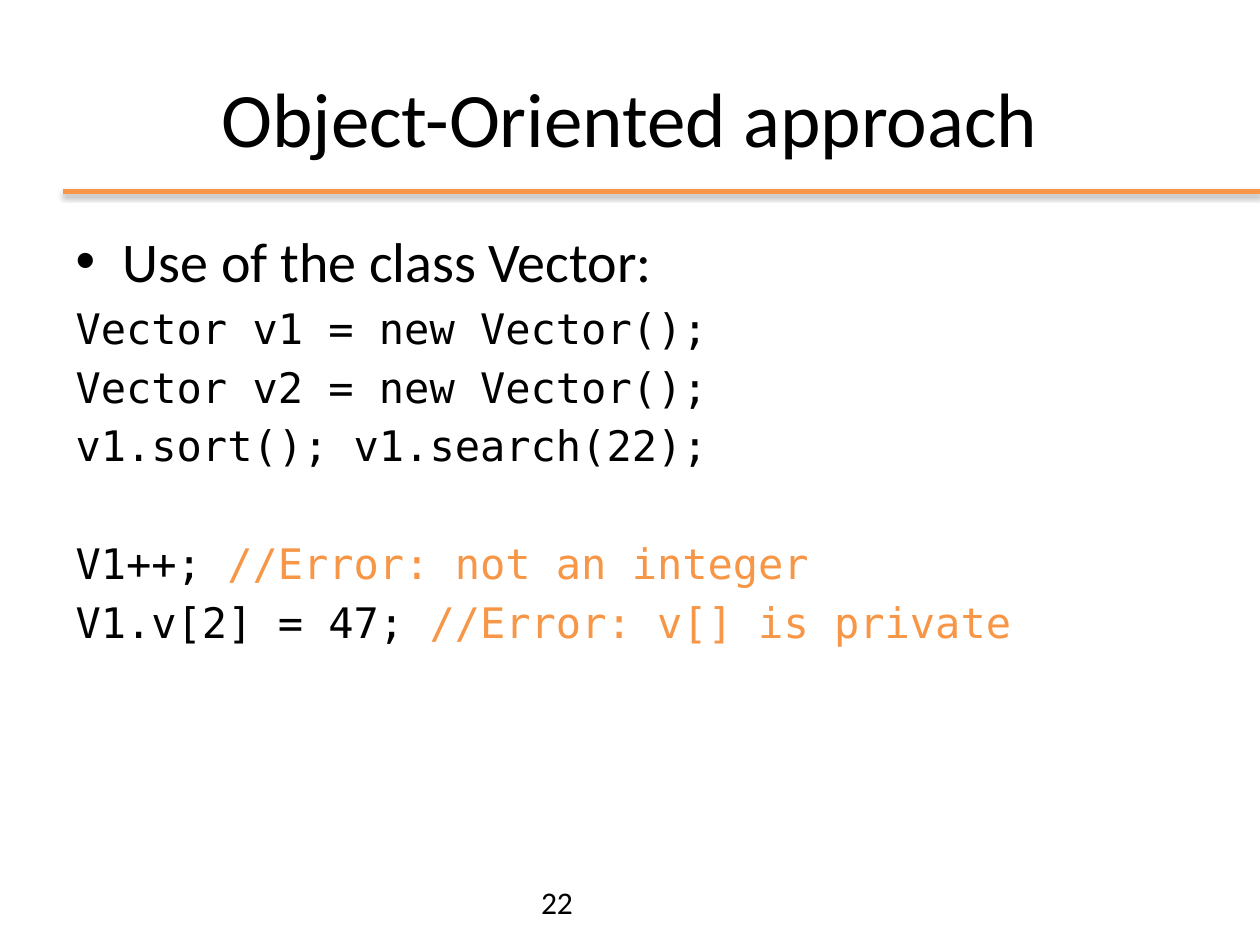
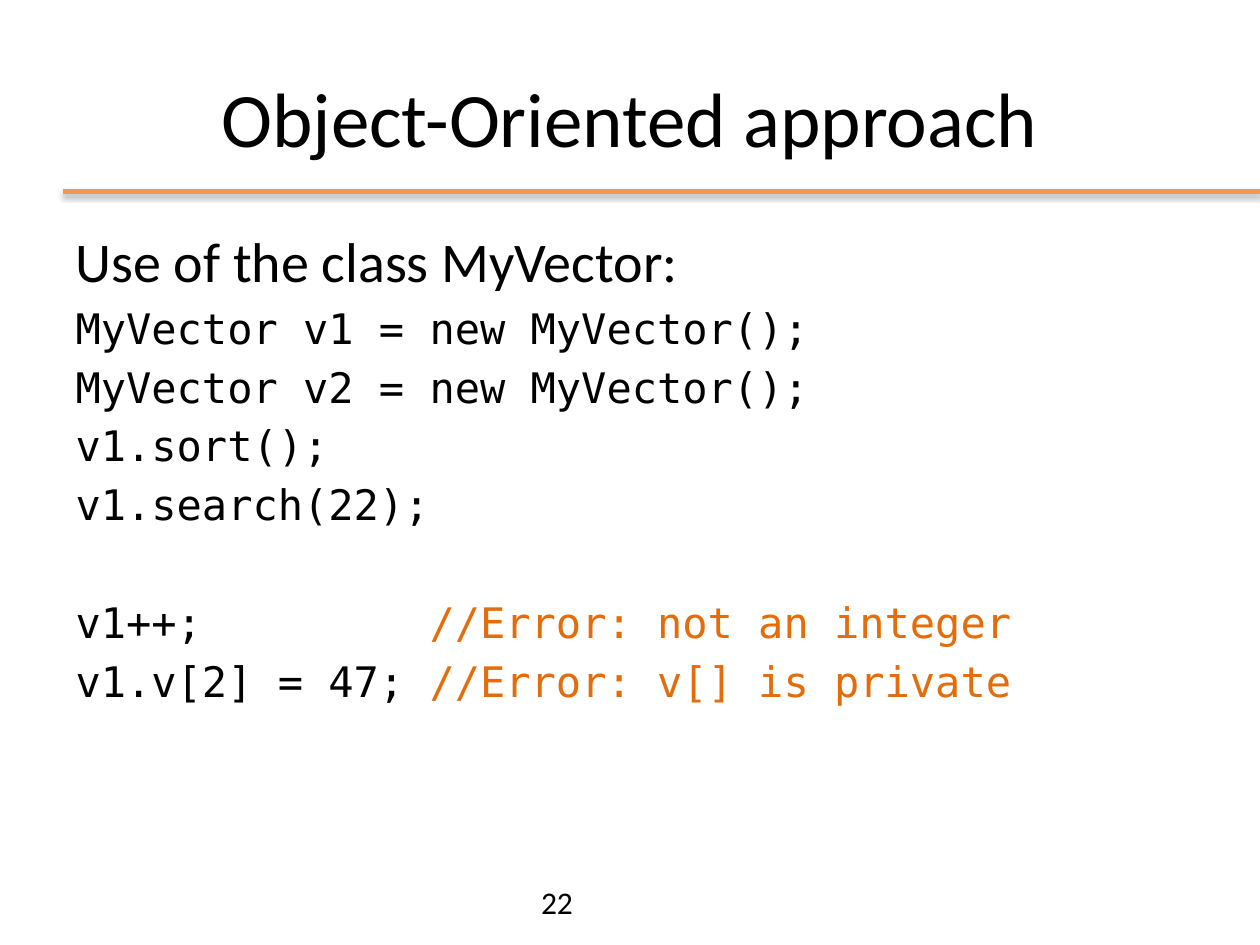
Before and after one commit to giordy97/Programmazione_Oggetti, a slide deck: slide 22 of slides/ppt/01_FromCtoJava.pptx. Drawn at 1260x945 pixels with LibreOffice and Linux fonts; fonts in the diff are those of the drawing; background and template pictures are left out. Boxes give left, top, right and bottom in pixels: in the first picture for what was removed or moved away, otherwise in the second. Text is boxed around its words. In the diff, an @@ line names an element or a change of style, - is before the commit and + after.

```diff
--- a/slides/ppt/01_FromCtoJava.pptx
+++ b/slides/ppt/01_FromCtoJava.pptx
@@ text at (76,243,1011,706): text changed @@
-• Use of the class Vector:
-Vector v1 = new Vector();
-Vector v2 = new Vector();
-v1.sort(); v1.search(22);
-V1++; //Error: not an integer
-V1.v[2] = 47; //Error: v[] is private
+Use of the class MyVector:
+MyVector v1 = new MyVector();
+MyVector v2 = new MyVector();
+v1.sort();
+v1.search(22);
+v1++; //Error: not an integer
+v1.v[2] = 47; //Error: v[] is private
```
Also in this commit, not shown: 26 other slides changed, 2 slides added, 4 other files.
